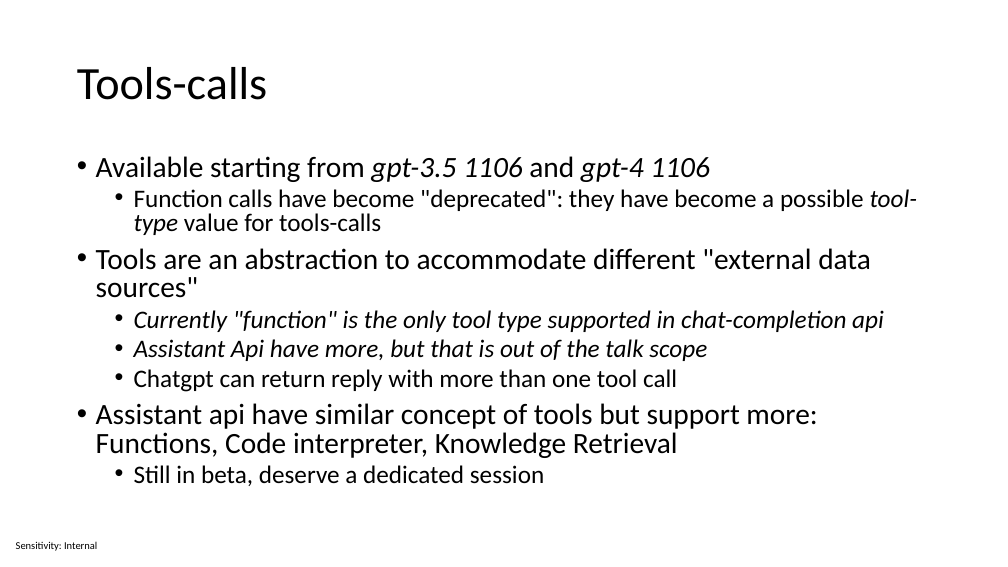
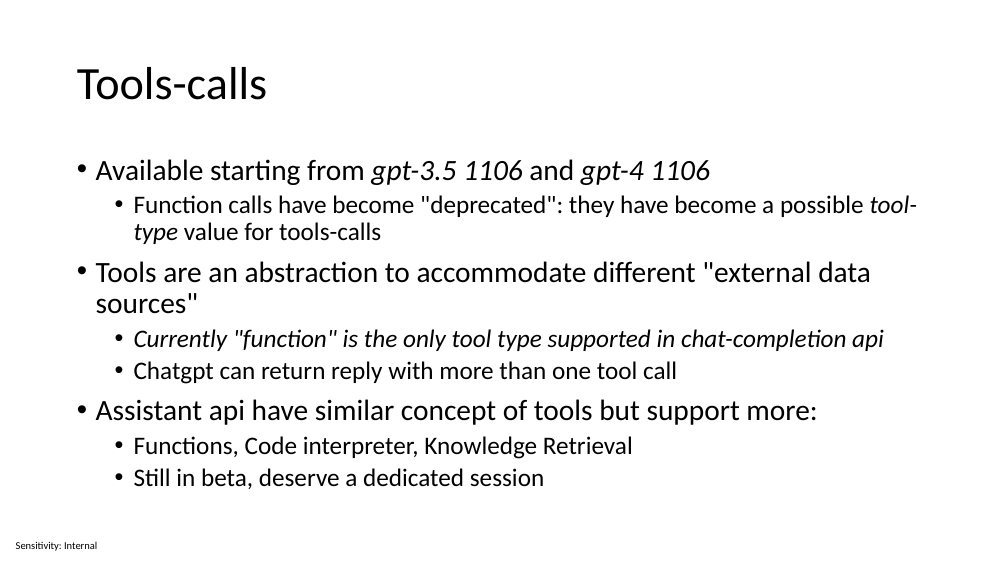
Before and after one commit to sabbadino/function-caling, a slide deck: slide 16 of Function calling.pptx (slide 11 before the commit). Drawn at 1008x567 pixels with LibreOffice and Linux fonts; fonts in the diff are those of the drawing. Boxes give left, top, right and bottom in pixels: in the first picture for what was removed or moved away, otherwise in the second. Text is boxed around its words. In the diff, an @@ line names an element or a change of style, - is before the commit and + after.

```diff
--- a/Function calling.pptx
+++ b/Function calling.pptx
@@ text at bbox=[96, 159, 917, 489]: line spacing 0.8 to 0.9 @@
@@ text at bbox=[134, 339, 707, 361]: paragraph removed @@
-  • Assistant Api have more, but that is out of the talk scope
@@ text at bbox=[96, 399, 817, 459]: text changed @@
-• Assistant api have similar concept of tools but support more: Functions, Code interpreter, Knowledge Retrieval
+• Assistant api have similar concept of tools but support more:
+  • Functions, Code interpreter, Knowledge Retrieval
```
Also in this commit, not shown: 5 other slides changed, 5 slides added, 1 other file.
